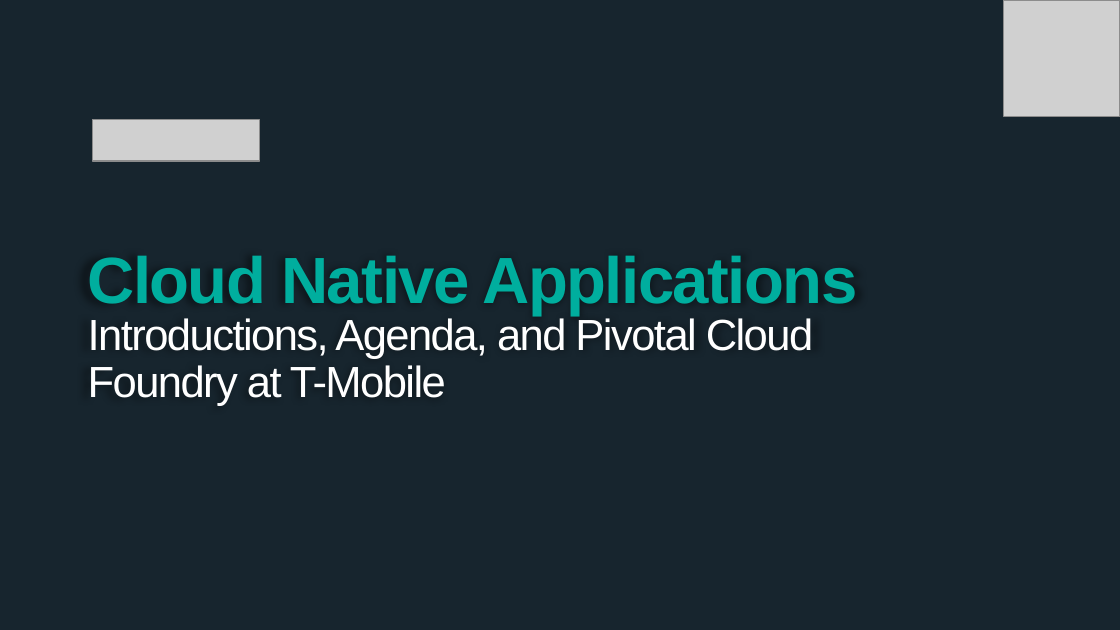
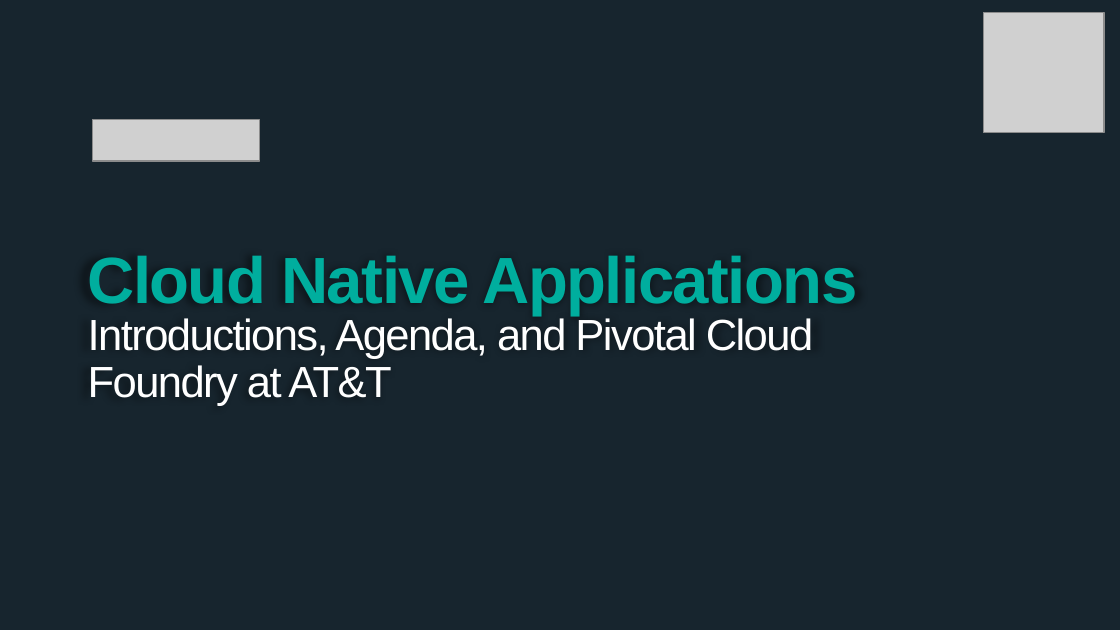
Before and after one commit to phopper-pivotal/CN-Workshop-ATT, a slide deck: slide 1 of presentations/Intro_CF_at_ATT.pptx. Drawn at 1120x630 pixels with LibreOffice and Linux fonts; fonts in the diff are those of the drawing; grey boxes stand for pictures; background and template pictures are left out. Boxes give left, top, right and bottom in pixels: in the first picture for what was removed or moved away, otherwise in the second. Text is boxed around its words. In the diff, an @@ line names an element or a change of style, - is before the commit and + after.

```diff
--- a/presentations/Intro_CF_at_ATT.pptx
+++ b/presentations/Intro_CF_at_ATT.pptx
@@ picture: place and size @@
-picture at box(1004, 0, 1120, 116)
+picture at box(983, 12, 1104, 132)
@@ text at box(88, 315, 813, 406): text changed @@
-Introductions, Agenda, and Pivotal Cloud Foundry at T-Mobile
+Introductions, Agenda, and Pivotal Cloud Foundry at AT&T
```
Also in this commit, not shown: 3 other slides changed, 7 other files.
